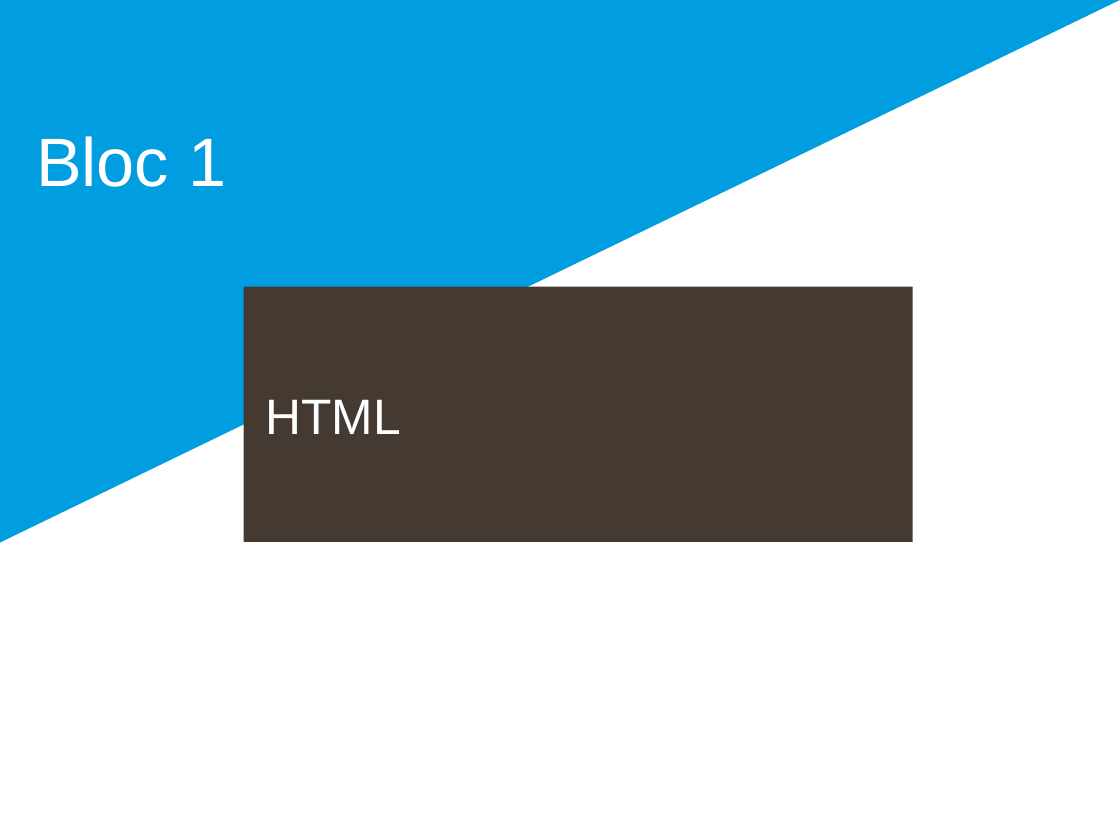
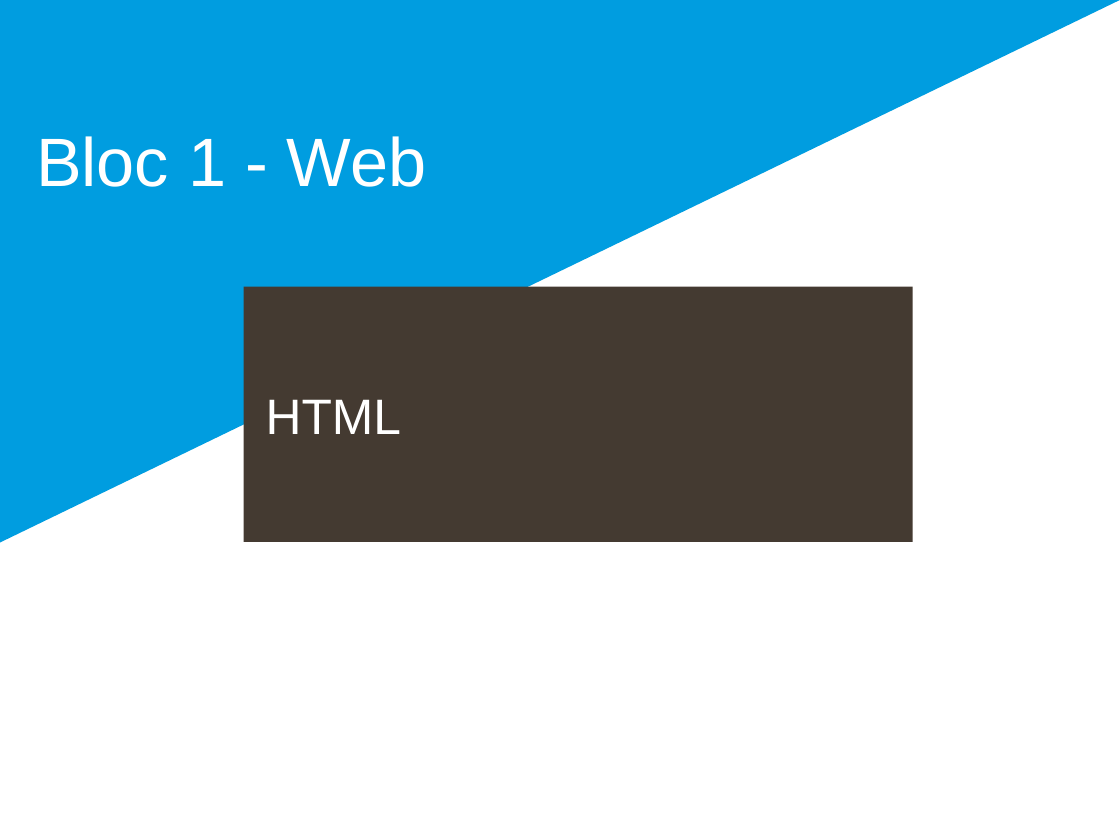
Before and after one commit to diu-uf-bordeaux/bloc1, a slide deck: slide 2 of web/2-HTML/html.pptx. Drawn at 1120x840 pixels with LibreOffice and Linux fonts; fonts in the diff are those of the drawing; background and template pictures are left out. Boxes give left, top, right and bottom in pixels: in the first picture for what was removed or moved away, otherwise in the second. Text is boxed around its words. In the diff, an @@ line names an element or a change of style, - is before the commit and + after.

```diff
--- a/web/2-HTML/html.pptx
+++ b/web/2-HTML/html.pptx
@@ title at bbox=[36, 136, 427, 187]: text changed @@
-Bloc 1
+Bloc 1 - Web
```
Also in this commit, not shown: 9 other slides changed, 3 other files.
